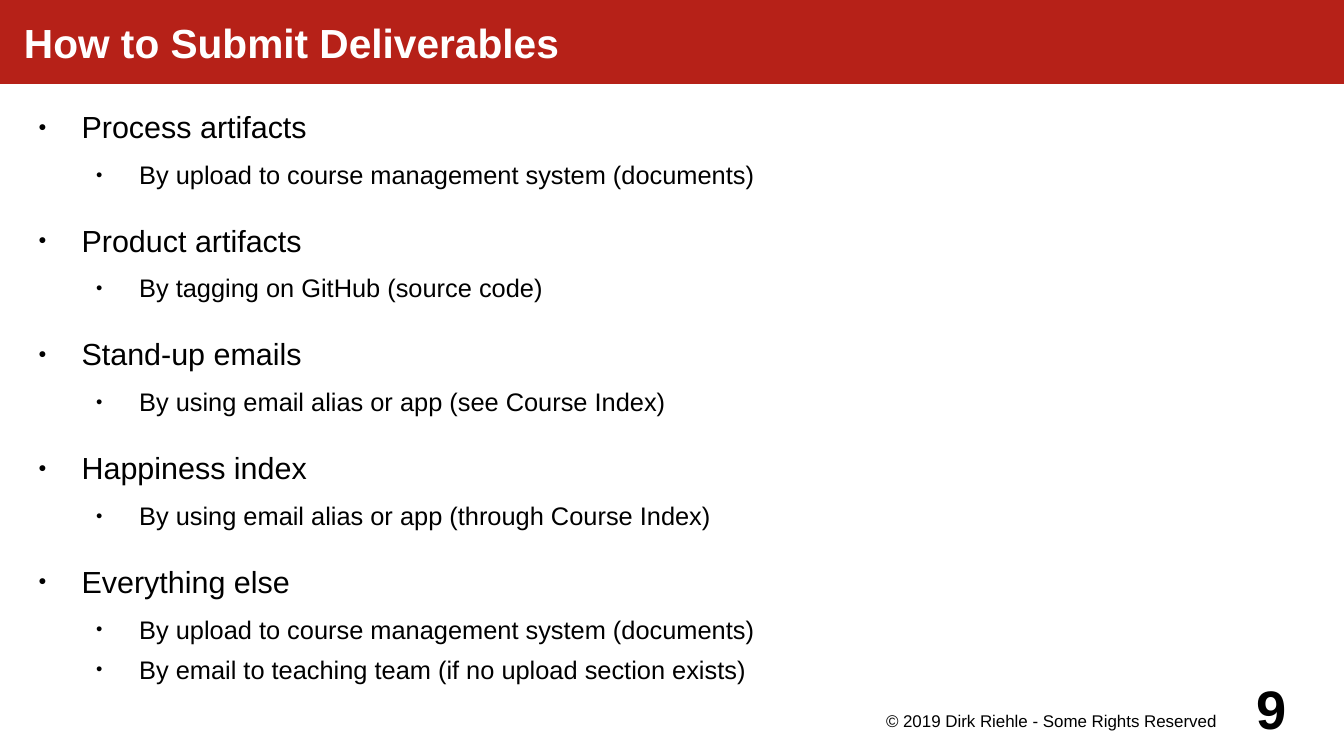
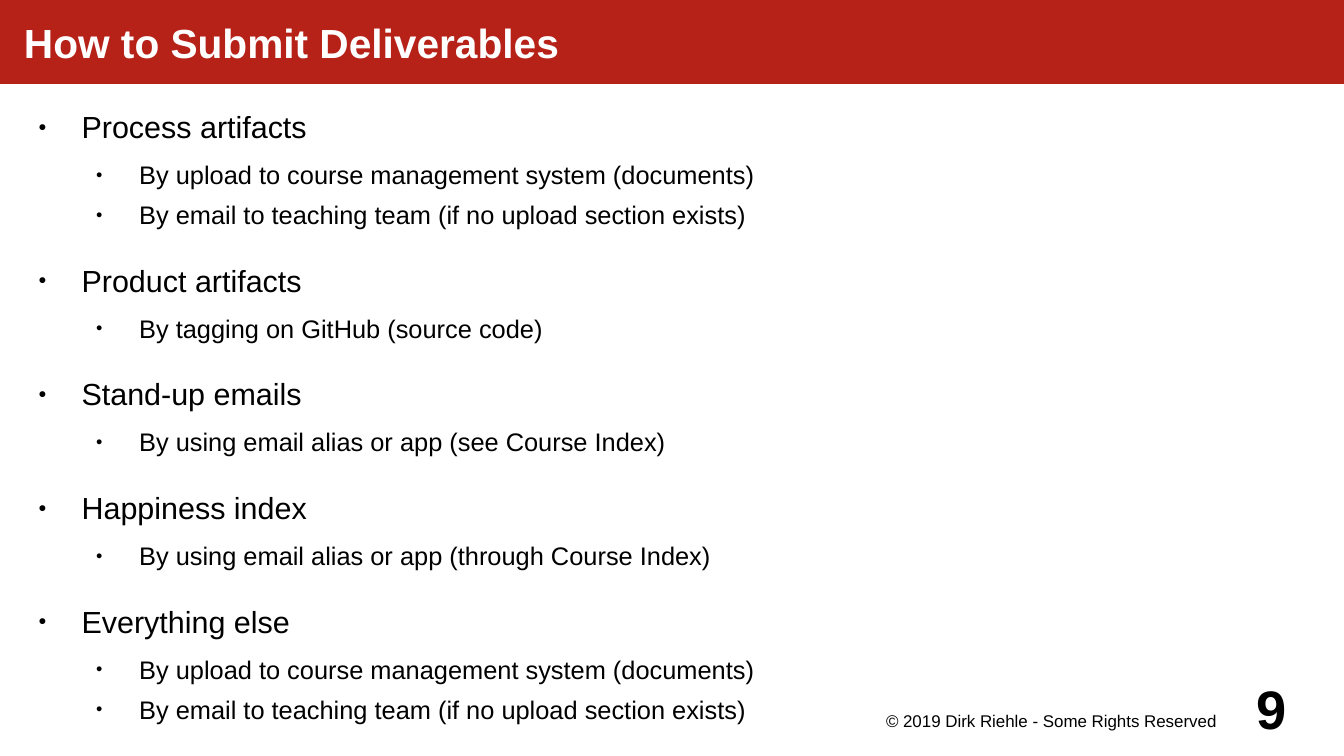
Before and after one commit to dirkriehle/amos-course, a slide deck: slide 9 of Lecture slides/AMOS A02 - Course Schedule.odp. Drawn at 1344x756 pixels with LibreOffice and Linux fonts; fonts in the diff are those of the drawing. Boxes give left, top, right and bottom in pixels: in the first picture for what was removed or moved away, otherwise in the second. Text is boxed around its words. In the diff, an @@ line names an element or a change of style, - is before the commit and + after.

```diff
--- a/Lecture slides/AMOS A02 - Course Schedule.odp
+++ b/Lecture slides/AMOS A02 - Course Schedule.odp
@@ text at box(139, 205, 745, 229): paragraph added @@
+  ● By email to teaching team (if no upload section exists)
```
Also in this commit, not shown: 9 other slides changed, 1 slide added, 4 other files.
